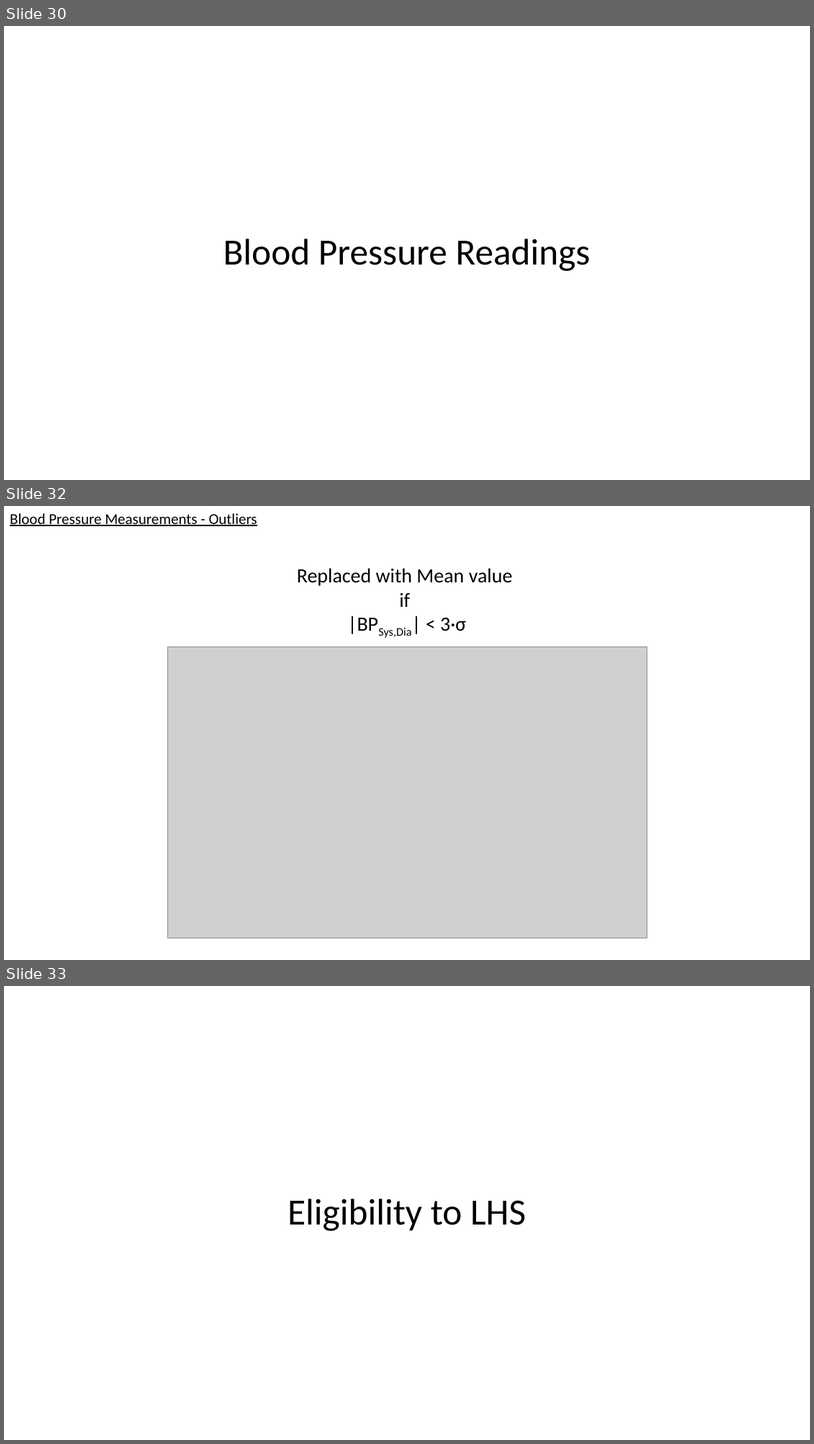
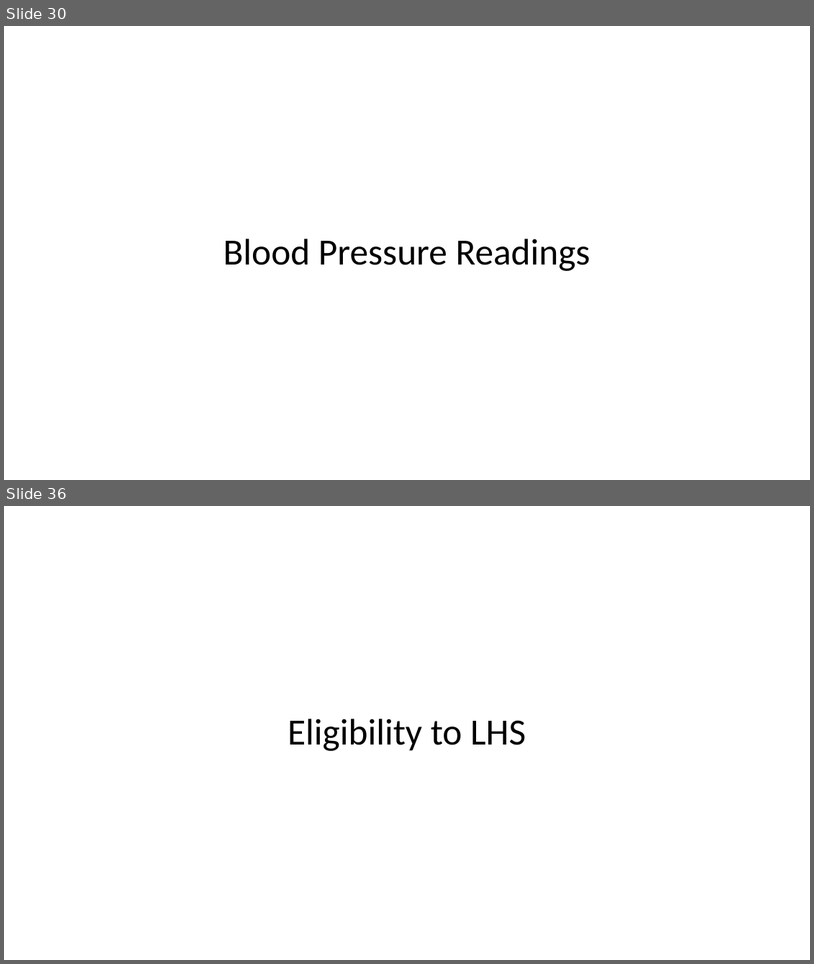
Before and after one commit to UPOD-datascience/ODIN, a slide deck: assets/ppt/data_exploration.pptx. Shown one above the other, each under a label of ours: slides 30, 32 and 33 before the commit, slides 30 and 36 after it; the slides between them are not shown. The pictures are 814x1444 and 814x964 pixels, drawn with LibreOffice and Linux fonts; fonts in the diff are those of the drawing; grey boxes stand for pictures. Boxes give left, top, right and bottom in pixels: in the first picture for what was removed or moved away, otherwise in the second. Text is boxed around its words. In the diff, an @@ line names an element or a change of style, - is before the commit and + after.

Commit message:
blood pressure finish

```diff
--- a/assets/ppt/data_exploration.pptx
+++ b/assets/ppt/data_exploration.pptx
@@ slide 32 removed at (4, 506, 810, 960), background #FFFFFF @@
@@ text removed at (10, 513, 257, 526) @@
-Blood Pressure Measurements - Outliers
@@ text removed at (297, 568, 513, 638) @@
-Replaced with Mean value
-if
-|BPSys,Dia| < 3·σ
@@ picture removed at (167, 646, 647, 938) @@
@@ what was slide 33 is now slide 36 @@
```
Also in this commit, not shown: 5 slides added, 1 other slide removed, 3 other files.
